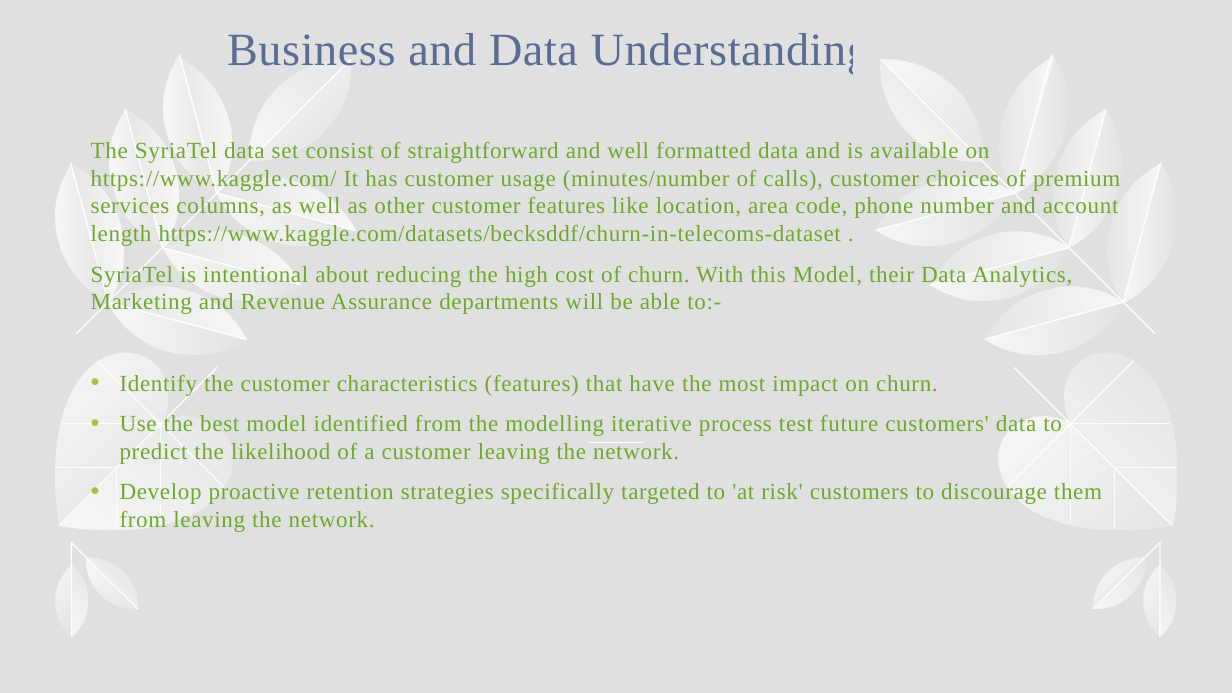
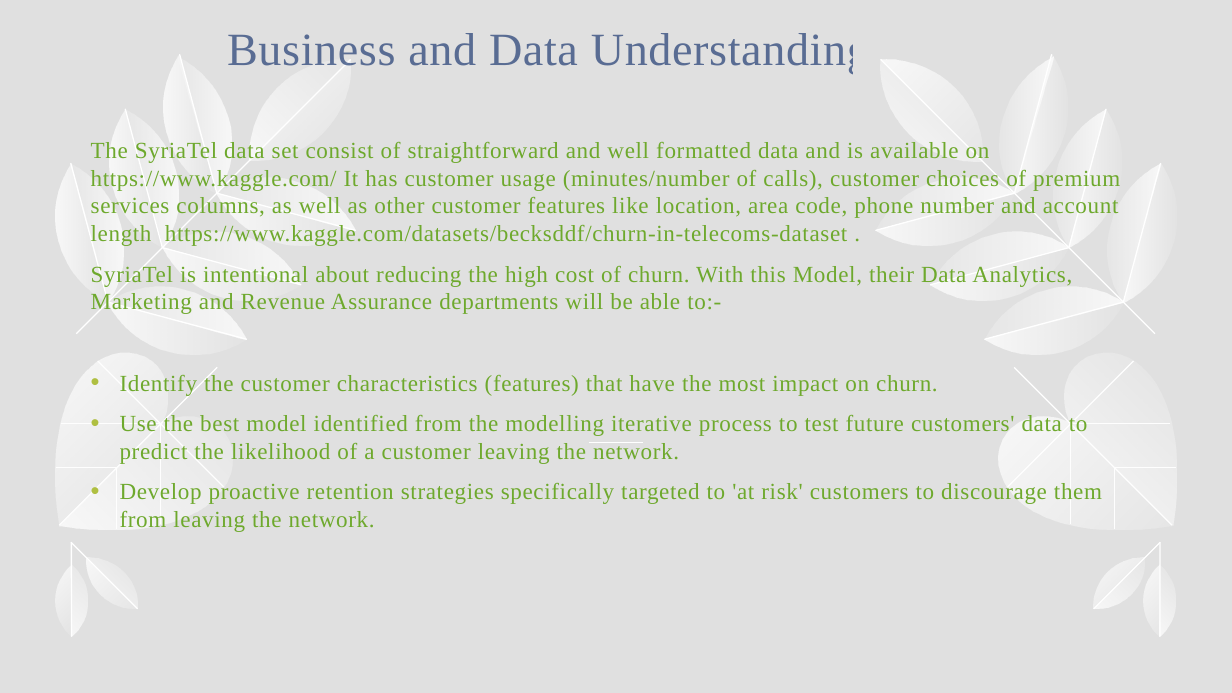
Before and after one commit to WambuiMunene/Phase-3-Project, a slide deck: slide 4 of Presentation.pptx. Drawn at 1232x693 pixels with LibreOffice and Linux fonts; fonts in the diff are those of the drawing. Boxes give left, top, right and bottom in pixels: in the first picture for what was removed or moved away, otherwise in the second. Text is boxed around its words. In the diff, an @@ line names an element or a change of style, - is before the commit and + after.

```diff
--- a/Presentation.pptx
+++ b/Presentation.pptx
@@ text at (120,415,1088,464): text changed @@
-• Use the best model identified from the modelling iterative process test future customers' data to predict the likelihood of a customer leaving the network.
+• Use the best model identified from the modelling iterative process to test future customers' data to predict the likelihood of a customer leaving the network.
```
Also in this commit, not shown: 8 other slides changed, 1 other file.
